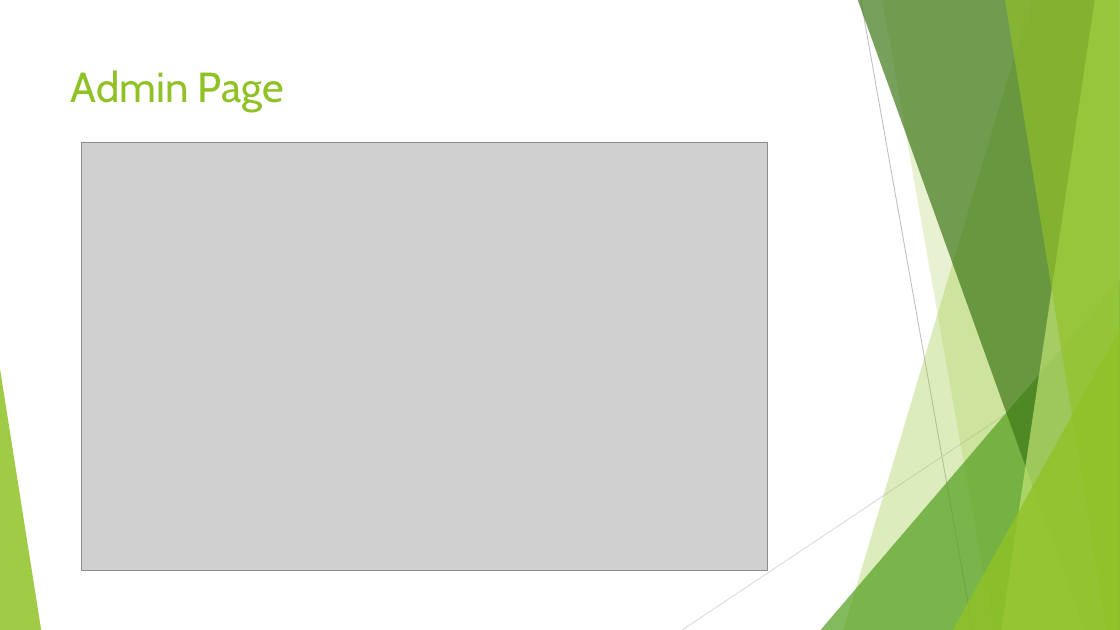
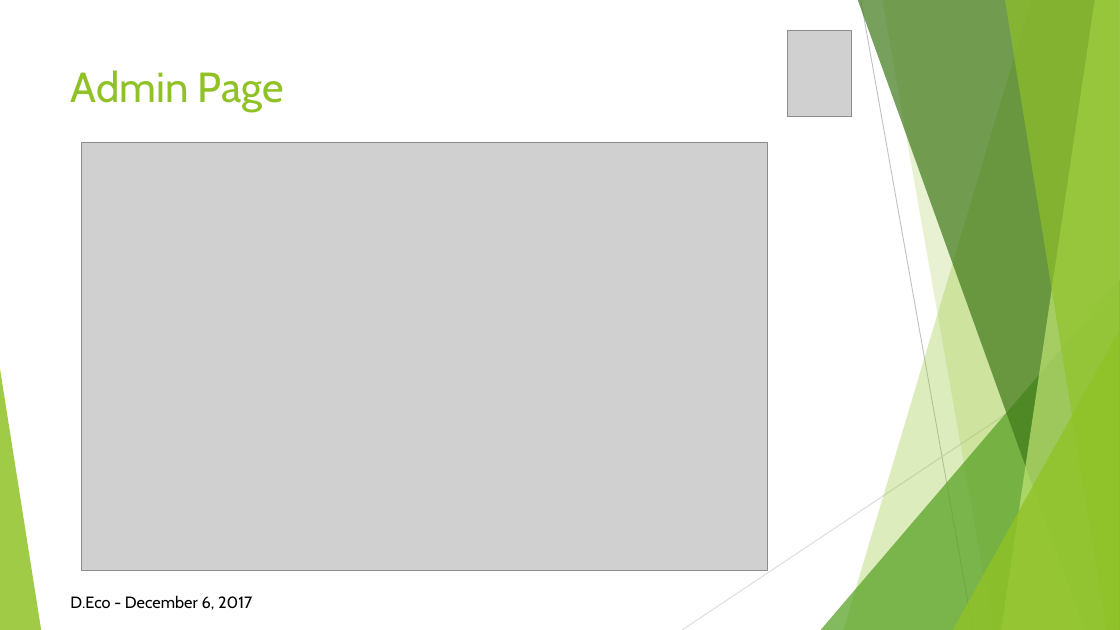
Before and after one commit to DEco-DUCS/D.Eco_Design, a slide deck: slide 7 of Sprint3/Sprint 3 Client Presenation.pptx. Drawn at 1120x630 pixels with LibreOffice and Linux fonts; fonts in the diff are those of the drawing; grey boxes stand for pictures. Boxes give left, top, right and bottom in pixels: in the first picture for what was removed or moved away, otherwise in the second. Text is boxed around its words. In the diff, an @@ line names an element or a change of style, - is before the commit and + after.

```diff
--- a/Sprint3/Sprint 3 Client Presenation.pptx
+++ b/Sprint3/Sprint 3 Client Presenation.pptx
@@ picture added at (788,31,853,117) @@
@@ text added at (70,595,252,610), 14 pt, text #000000 @@
+D.Eco - December 6, 2017
```
Also in this commit, not shown: 6 other slides changed, 1 slide added, 1 slide removed.
